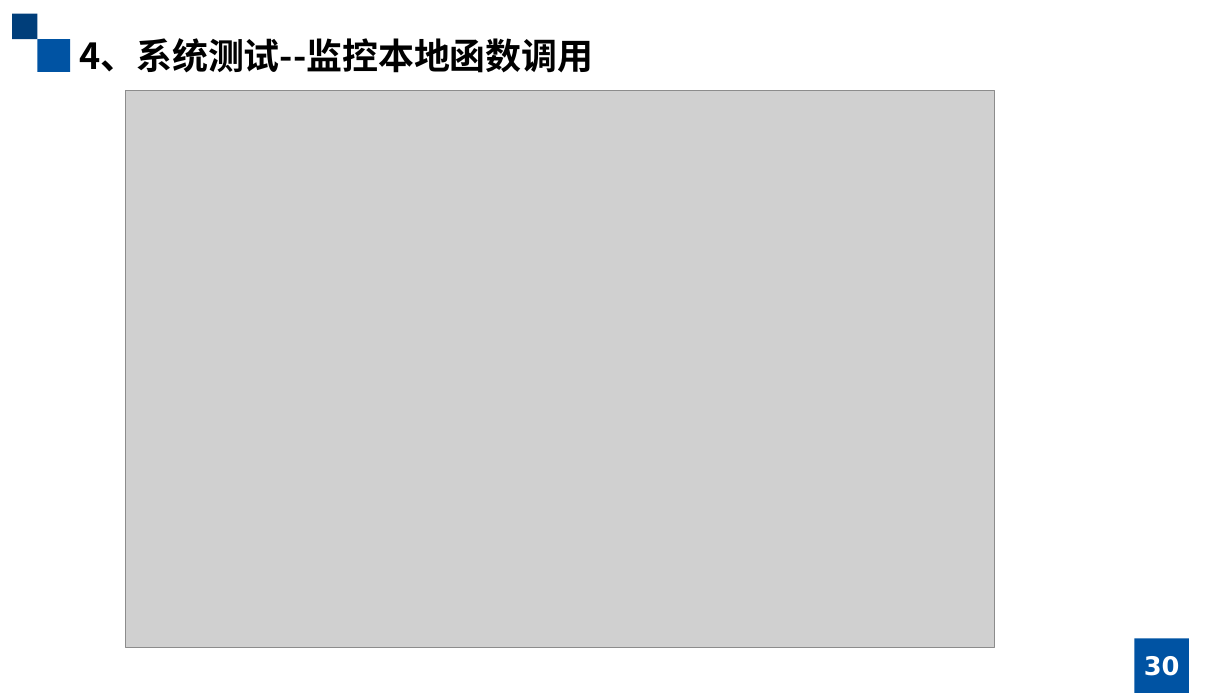
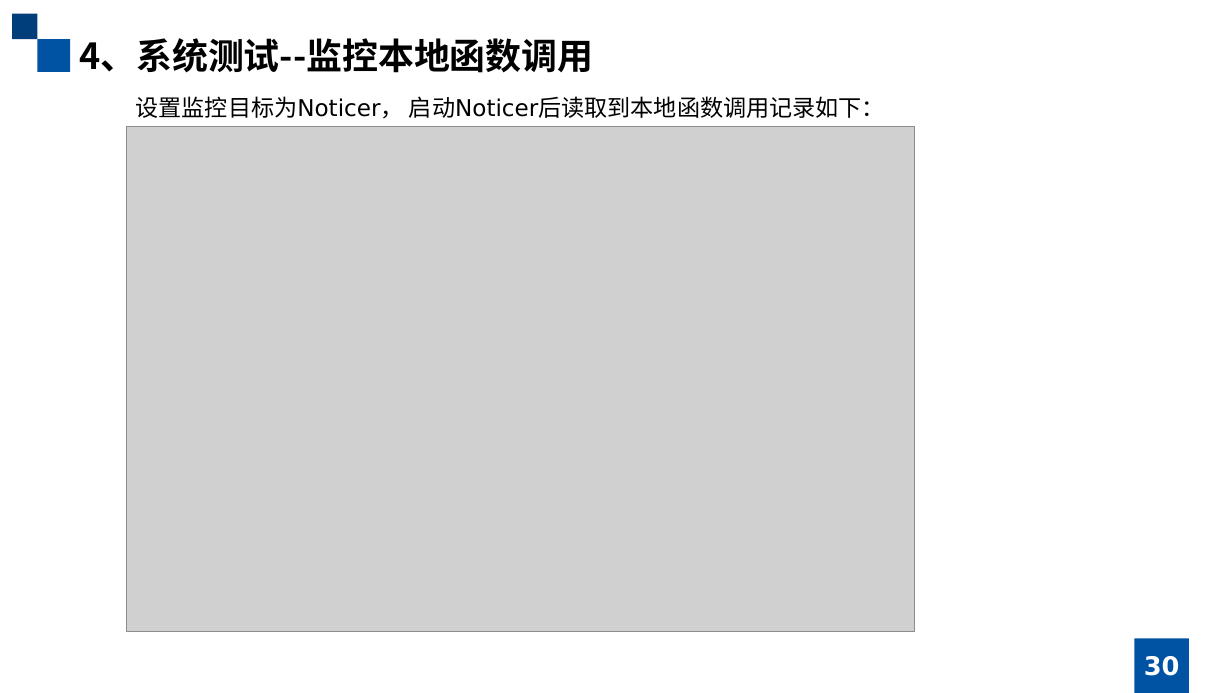
Before and after one commit to january147/Graduation_Project, a slide deck: slide 30 of ppt/移动应用的动态行为捕获.pptx. Drawn at 1232x693 pixels with LibreOffice and Linux fonts; fonts in the diff are those of the drawing; grey boxes stand for pictures. Boxes give left, top, right and bottom in pixels: in the first picture for what was removed or moved away, otherwise in the second. Text is boxed around its words. In the diff, an @@ line names an element or a change of style, - is before the commit and + after.

```diff
--- a/ppt/移动应用的动态行为捕获.pptx
+++ b/ppt/移动应用的动态行为捕获.pptx
@@ text added at (136,96,885,119), 18 pt, text #000000 @@
+设置监控目标为Noticer， 启动Noticer后读取到本地函数调用记录如下：
@@ picture: place and size @@
-picture at (126,90,995,647)
+picture at (127,127,915,632)
```
Also in this commit, not shown: 16 other slides changed, 1 other file.
